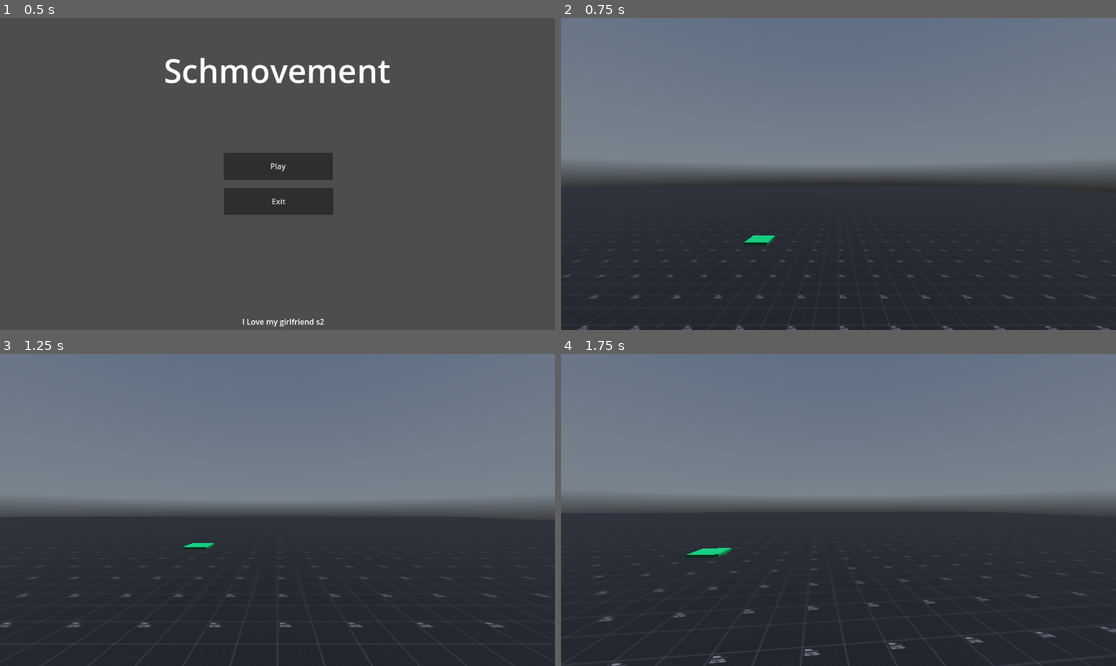
Above: before the commit, frames 1-4 (two rows, left to right).
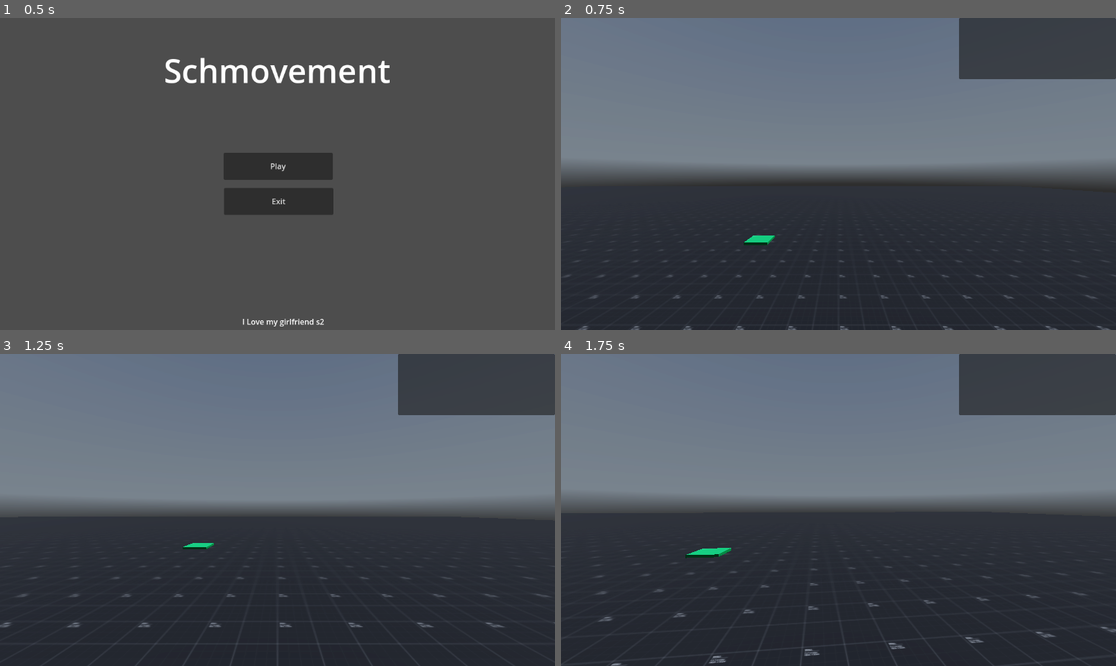
Above: after the commit, the same moments.

Repository: BreadDemon/Schmovement
Game: Godot game, scene res://nodes/menus/game_menu.tscn
The game is run twice, just before and just after one commit, with the same random seed, the same clock (stepped at 60 frames per second) and the same inputs. A sky picture missing from this copy of the repository is replaced by a grey-blue gradient.
Inputs (mouse positions are in pixels of both pictures, inside the frame that each line leads up to):
- Up to frame 1 (0.5 s): no input
- Up to frame 2 (0.75 s): click "Play" at 0.5 s
- Up to frame 3 (1.25 s): no input
- Up to frame 4 (1.75 s): move the mouse to (866, 510) at 1.27 s; hold W (forward) from 1.28 s (still down); hold Ctrl (Crouch) from 1.28 s (still down); tap Space (Jump) at 1.52 s

Frame 1 is identical in both runs. In frame 2, 5.5% of the frame differs, in the area x 71-100%, y 0-20%; in frame 3, 5.5%; in frame 4, 5.5%.

Commit message:
Added timer, but not fully functional

Diff:
--- a/src/nodes/CharacterController.tscn
+++ b/src/nodes/CharacterController.tscn
@@ -1,7 +1,8 @@
-[gd_scene load_steps=5 format=3 uid="uid://dem1v18u02ngc"]
+[gd_scene load_steps=6 format=3 uid="uid://dem1v18u02ngc"]
 
 [ext_resource type="Script" path="res://scripts/player.gd" id="1_0u46p"]
 [ext_resource type="PackedScene" uid="uid://d1cdc6cilif2a" path="res://nodes/menus/pause_menu.tscn" id="2_aatc2"]
+[ext_resource type="Script" path="res://scripts/Mili_seconds.gd" id="2_ebpha"]
 
 [sub_resource type="CapsuleShape3D" id="CapsuleShape3D_cnaj6"]
 
@@ -25,6 +26,20 @@
 
 [node name="Camera3D" type="Camera3D" parent="Neck"]
 
+[node name="PanelContainer" type="PanelContainer" parent="Neck/Camera3D"]
+anchors_preset = 1
+anchor_left = 1.0
+anchor_right = 1.0
+offset_left = -326.0
+offset_bottom = 127.0
+grow_horizontal = 0
+
+[node name="Timer" type="Label" parent="Neck/Camera3D/PanelContainer"]
+layout_mode = 2
+horizontal_alignment = 1
+vertical_alignment = 1
+script = ExtResource("2_ebpha")
+
 [node name="RayCast3D" type="RayCast3D" parent="."]
 transform = Transform3D(1, 0, 0, 0, 1, 0, 0, 0, 1, 0, -1, 0)
 target_position = Vector3(0, 2, 0)
--- /dev/null
+++ b/src/nodes/features/end_course.tscn
@@ -0,0 +1,25 @@
+[gd_scene load_steps=6 format=3 uid="uid://bwk6svly34oyr"]
+
+[ext_resource type="Script" path="res://scripts/end_course.gd" id="1_pjbx6"]
+[ext_resource type="Texture2D" uid="uid://bu1el4t2ocxx1" path="res://assets/PrototypeTexture/PNG/Orange/texture_01.png" id="1_y7sbt"]
+
+[sub_resource type="BoxShape3D" id="BoxShape3D_4p1sf"]
+
+[sub_resource type="StandardMaterial3D" id="StandardMaterial3D_umm4x"]
+albedo_texture = ExtResource("1_y7sbt")
+uv1_offset = Vector3(0.5, 0.5, 0.5)
+uv1_triplanar = true
+
+[sub_resource type="BoxMesh" id="BoxMesh_5sqnw"]
+material = SubResource("StandardMaterial3D_umm4x")
+
+[node name="EndCourse" type="Area3D"]
+script = ExtResource("1_pjbx6")
+
+[node name="CollisionShape3D" type="CollisionShape3D" parent="."]
+shape = SubResource("BoxShape3D_4p1sf")
+
+[node name="MeshInstance3D" type="MeshInstance3D" parent="."]
+mesh = SubResource("BoxMesh_5sqnw")
+
+[connection signal="body_entered" from="." to="." method="_on_body_entered"]
--- /dev/null
+++ b/src/nodes/features/start_course.tscn
@@ -0,0 +1,25 @@
+[gd_scene load_steps=6 format=3 uid="uid://b4hpx8unxlkoy"]
+
+[ext_resource type="Script" path="res://scripts/start_course.gd" id="1_u3u1t"]
+[ext_resource type="Texture2D" uid="uid://c3wcynfdcbmq2" path="res://assets/PrototypeTexture/PNG/Light/texture_01.png" id="2_1nypo"]
+
+[sub_resource type="BoxShape3D" id="BoxShape3D_isnhe"]
+
+[sub_resource type="StandardMaterial3D" id="StandardMaterial3D_uh3r0"]
+albedo_texture = ExtResource("2_1nypo")
+uv1_offset = Vector3(0.5, 0.5, 0.5)
+uv1_triplanar = true
+
+[sub_resource type="BoxMesh" id="BoxMesh_kiv4g"]
+material = SubResource("StandardMaterial3D_uh3r0")
+
+[node name="StartCourse" type="Area3D"]
+script = ExtResource("1_u3u1t")
+
+[node name="CollisionShape3D" type="CollisionShape3D" parent="."]
+shape = SubResource("BoxShape3D_isnhe")
+
+[node name="MeshInstance3D" type="MeshInstance3D" parent="."]
+mesh = SubResource("BoxMesh_kiv4g")
+
+[connection signal="body_entered" from="." to="." method="_on_body_entered"]
--- a/src/nodes/levels/playground.tscn
+++ b/src/nodes/levels/playground.tscn
@@ -9,6 +9,8 @@
 [ext_resource type="PackedScene" uid="uid://po75jr6axkjl" path="res://nodes/features/teleporter.tscn" id="7_xcph2"]
 [ext_resource type="PackedScene" uid="uid://bpk6w56a4l3uy" path="res://nodes/features/jump_pad.tscn" id="8_1k5wg"]
 [ext_resource type="PackedScene" uid="uid://cbjmtxba73jo0" path="res://nodes/features/loading_zone.tscn" id="9_xsjr0"]
+[ext_resource type="PackedScene" uid="uid://b4hpx8unxlkoy" path="res://nodes/features/start_course.tscn" id="10_05fom"]
+[ext_resource type="PackedScene" uid="uid://bwk6svly34oyr" path="res://nodes/features/end_course.tscn" id="11_kat0f"]
 
 [sub_resource type="PanoramaSkyMaterial" id="PanoramaSkyMaterial_54ayb"]
 panorama = ExtResource("1_yj3sw")
@@ -195,3 +197,13 @@
 [node name="LoadingZone2" parent="." instance=ExtResource("9_xsjr0")]
 transform = Transform3D(1, 0, 0, 0, 1, 0, 0, 0, 1, -12, 1, -4)
 PathScene = "res://nodes/levels/test_map.tscn"
+
+[node name="StartCourse" parent="." node_paths=PackedStringArray("end_course") instance=ExtResource("10_05fom")]
+transform = Transform3D(1, 0, 0, 0, 1, 0, 0, 0, 1, -7.00338, 1, 6.00146)
+end_course = NodePath("../EndCourse")
+
+[node name="EndCourse" parent="." instance=ExtResource("11_kat0f")]
+transform = Transform3D(1, 0, 0, 0, 1, 0, 0, 0, 1, -3.00338, 1, 6.00146)
+
+[node name="EndCourse2" parent="." instance=ExtResource("11_kat0f")]
+transform = Transform3D(1, 0, 0, 0, 1, 0, 0, 0, 1, -4.00338, 1, 9.00146)
--- a/src/nodes/levels/test_map.tscn
+++ b/src/nodes/levels/test_map.tscn
@@ -1,12 +1,13 @@
-[gd_scene load_steps=18 format=3 uid="uid://c71cg8reelnrx"]
+[gd_scene load_steps=17 format=3 uid="uid://c71cg8reelnrx"]
 
 [ext_resource type="Texture2D" uid="uid://c7ax5ssske6bn" path="res://assets/HDRI/kloppenheim_06_puresky_8k.hdr" id="1_2ic7k"]
 [ext_resource type="PackedScene" uid="uid://dem1v18u02ngc" path="res://nodes/CharacterController.tscn" id="1_fw4q1"]
 [ext_resource type="Texture2D" uid="uid://2cq1pbfxclnj" path="res://assets/PrototypeTexture/PNG/Dark/texture_01.png" id="2_itlxt"]
 [ext_resource type="PackedScene" uid="uid://bpk6w56a4l3uy" path="res://nodes/features/jump_pad.tscn" id="3_rffr6"]
-[ext_resource type="Texture2D" uid="uid://bu1el4t2ocxx1" path="res://assets/PrototypeTexture/PNG/Orange/texture_01.png" id="4_bdf5k"]
 [ext_resource type="PackedScene" uid="uid://po75jr6axkjl" path="res://nodes/features/teleporter.tscn" id="5_j3kf1"]
 [ext_resource type="PackedScene" uid="uid://cx7g5bussvmke" path="res://nodes/features/receptor.tscn" id="6_0g3fc"]
+[ext_resource type="PackedScene" uid="uid://b4hpx8unxlkoy" path="res://nodes/features/start_course.tscn" id="7_ssrem"]
+[ext_resource type="PackedScene" uid="uid://bwk6svly34oyr" path="res://nodes/features/end_course.tscn" id="8_kdxem"]
 
 [sub_resource type="PanoramaSkyMaterial" id="PanoramaSkyMaterial_qd8w1"]
 panorama = ExtResource("1_2ic7k")
@@ -39,12 +40,6 @@
 [sub_resource type="StandardMaterial3D" id="StandardMaterial3D_cbctr"]
 albedo_texture = ExtResource("2_itlxt")
 uv1_triplanar = true
-
-[sub_resource type="StandardMaterial3D" id="StandardMaterial3D_q6vaa"]
-albedo_texture = ExtResource("4_bdf5k")
-
-[sub_resource type="BoxMesh" id="BoxMesh_aegb2"]
-material = SubResource("StandardMaterial3D_q6vaa")
 
 [node name="TestMap" type="Node3D"]
 
@@ -117,10 +112,6 @@
 size = Vector3(3, 1, 10)
 material = SubResource("StandardMaterial3D_wvuen")
 
-[node name="MeshInstance3D" type="MeshInstance3D" parent="Map"]
-transform = Transform3D(1, 0, 0, 0, 1, 0, 0, 0, 1, 15, 14.1435, -64)
-mesh = SubResource("BoxMesh_aegb2")
-
 [node name="CharacterBody3D" parent="." instance=ExtResource("1_fw4q1")]
 transform = Transform3D(1, 0, 0, 0, 1, 0, 0, 0, 1, 1, 2.03225, 0)
 
@@ -138,3 +129,9 @@
 
 [node name="receptor2" parent="." instance=ExtResource("6_0g3fc")]
 transform = Transform3D(1, 0, 0, 0, 1, 0, 0, 0, 1, 1, 1, 0)
+
+[node name="StartCourse" parent="." instance=ExtResource("7_ssrem")]
+transform = Transform3D(1, 0, 0, 0, 1, 0, 0, 0, 1, 1.07665, 0.998873, -2.12691)
+
+[node name="EndCourse" parent="." instance=ExtResource("8_kdxem")]
+transform = Transform3D(1, 0, 0, 0, 1, 0, 0, 0, 1, 9, 14.1715, -86)
--- /dev/null
+++ b/src/scripts/Mili_seconds.gd
@@ -0,0 +1,14 @@
+extends Label
+
+var start_time: int
+@export var running: bool = false
+
+func _ready():
+	if running:
+		start_time = Time.get_ticks_msec()
+		set_process(true)
+
+func _process(delta):
+	if running:
+		var current_time: float = Time.get_ticks_msec() - start_time
+		text = str(current_time/1000)
--- /dev/null
+++ b/src/scripts/end_course.gd
@@ -0,0 +1,8 @@
+extends Node3D
+class_name EndCourse
+
+
+func _on_body_entered(body):
+	if body is Player:
+		var timer = body.get_node("Neck/Camera3D/PanelContainer/Timer")
+		timer.running = false
--- /dev/null
+++ b/src/scripts/start_course.gd
@@ -0,0 +1,9 @@
+extends Node3D
+class_name StartCourse
+
+@export var end_course: EndCourse
+
+func _on_body_entered(body):
+	if body is Player:
+		var timer = body.get_node("Neck/Camera3D/PanelContainer/Timer")
+		timer.running = true
Not shown: 1 places in src/nodes/levels/playground.tscn that only renumber resources
